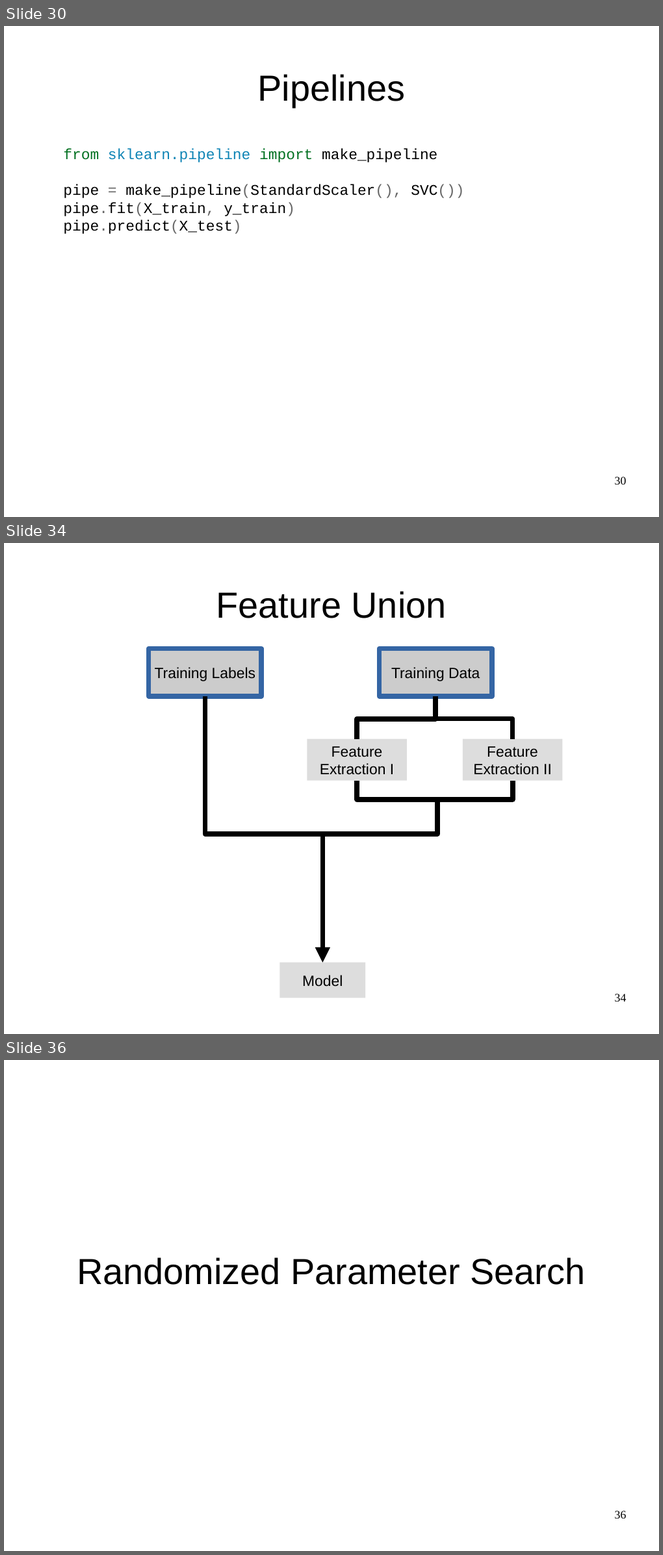
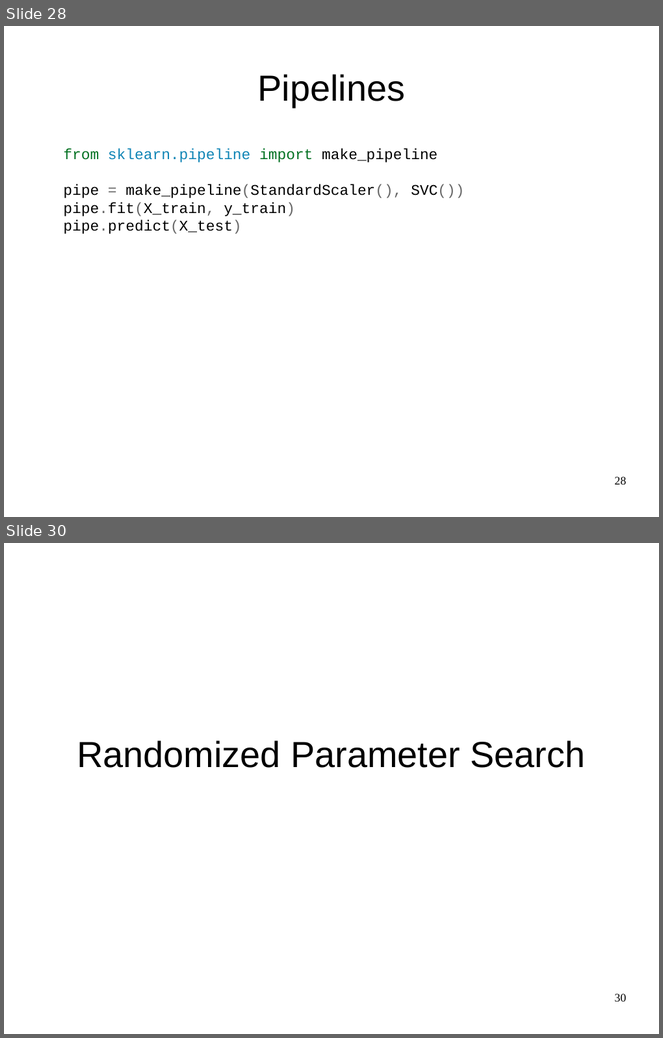
Before and after one commit to amueller/advanced-sklearn-boston-nlp-2016, a slide deck: pydata-amsterdam-advanced-sklearn.odp. Shown one above the other, each under a label of ours: slides 30, 34 and 36 before the commit, slides 28 and 30 after it; the slides between them are not shown. The pictures are 663x1555 and 663x1038 pixels, drawn with LibreOffice and Linux fonts; fonts in the diff are those of the drawing. Boxes give left, top, right and bottom in pixels: in the first picture for what was removed or moved away, otherwise in the second. Text is boxed around its words. In the diff, an @@ line names an element or a change of style, - is before the commit and + after.

```diff
--- a/pydata-amsterdam-advanced-sklearn.odp
+++ b/pydata-amsterdam-advanced-sklearn.odp
@@ slide 34 removed at <box>4,543,659,1034</box>, background #FFFFFF @@
@@ title removed at <box>217,591,447,618</box> @@
-Feature Union
@@ rectangle removed at <box>148,649,261,696</box> @@
-Training Labels
@@ rectangle removed at <box>379,649,492,696</box> @@
-Training Data
@@ elbow arrow removed from (205, 696) to (322, 963) @@
@@ elbow line removed from (436, 696) to (357, 739) @@
@@ elbow line removed from (436, 696) to (513, 739) @@
@@ rectangle removed at <box>307,739,407,781</box> @@
-Feature
-Extraction I
@@ rectangle removed at <box>463,739,563,781</box> @@
-Feature
-Extraction II
@@ elbow line removed from (357, 781) to (426, 800) @@
@@ elbow line removed from (513, 781) to (426, 800) @@
@@ elbow arrow removed from (438, 798) to (322, 963) @@
@@ rectangle removed at <box>280,963,365,999</box> @@
-Model
@@ page number removed at <box>615,994,627,1002</box> @@
-34
@@ what was slide 30 is now slide 28 @@
@@ page number at <box>615,477,627,485</box>: text changed @@
-30
+28
@@ what was slide 36 is now slide 30 @@
@@ page number at <box>615,994,627,1002</box>: text changed @@
-36
+30
```
Also in this commit, not shown: 6 slides changed, 1 slide added, 5 other slides removed, 5 other files.
